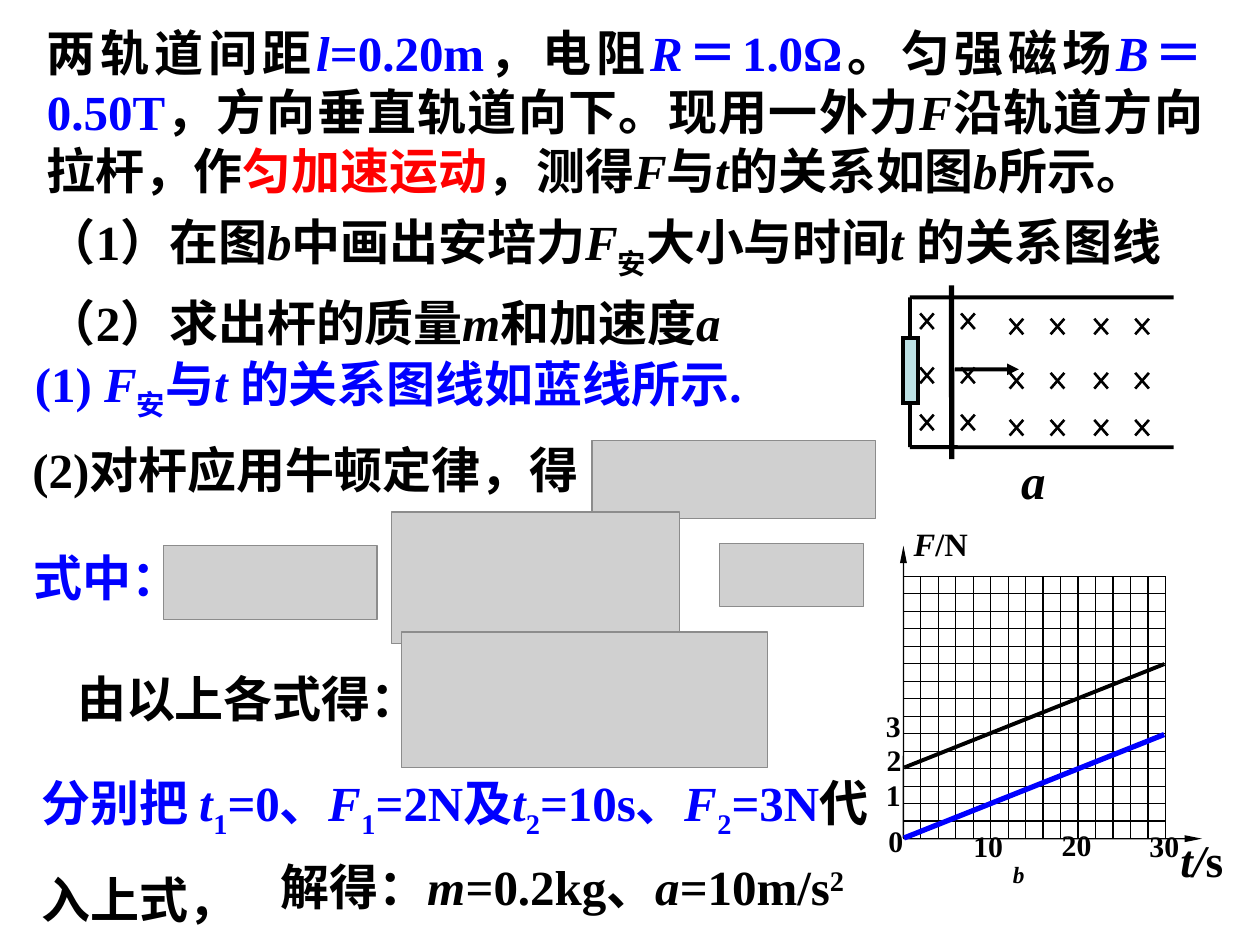
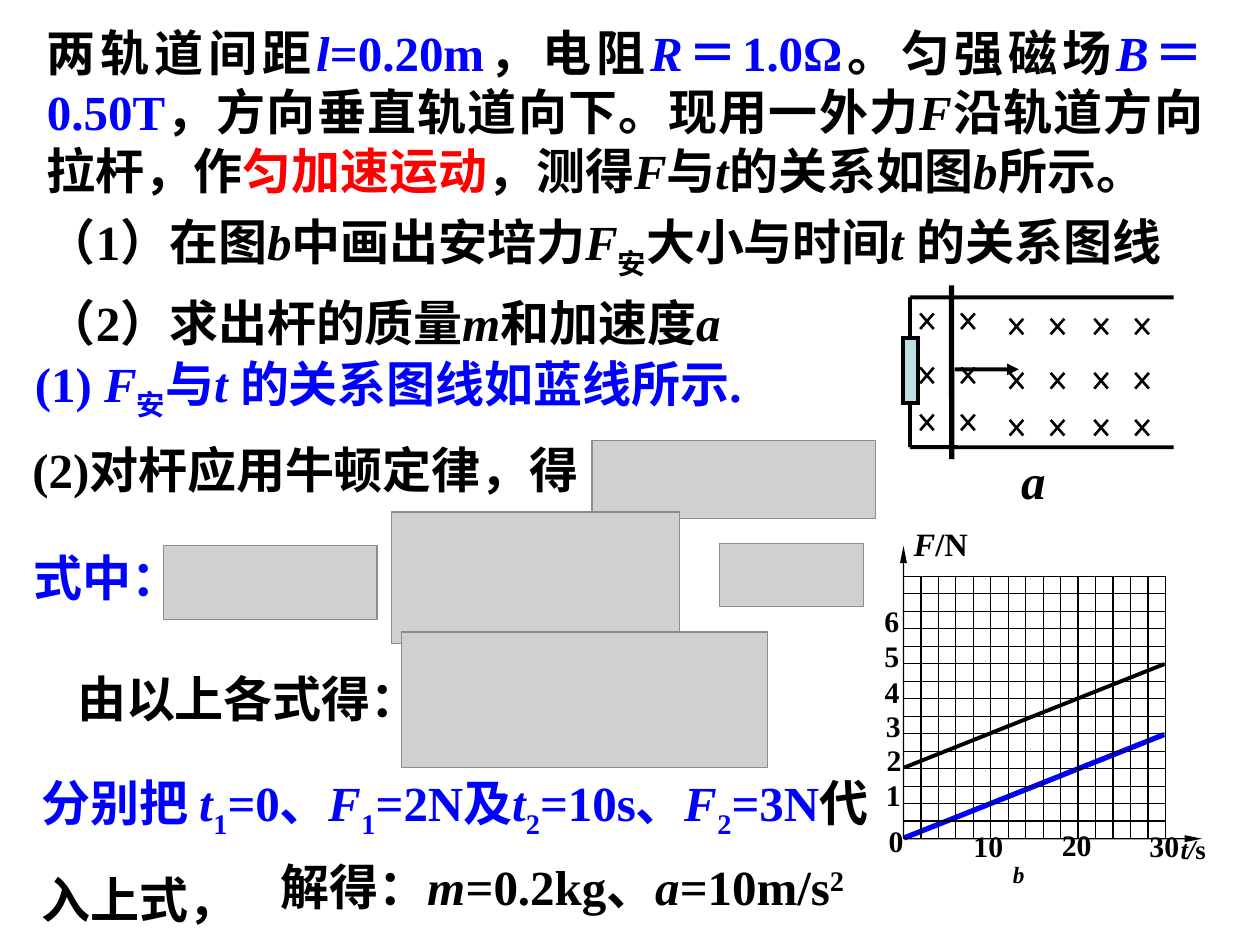
Before and after one commit to saddestboy/wuli2, a slide deck: slide 25 of 4.5A电磁感应问题的综合应用/习题课 电磁感应规律的综合应用.ppt (slide 23 before the commit). Drawn at 1260x945 pixels with LibreOffice and Linux fonts; fonts in the diff are those of the drawing; grey boxes stand for pictures. Boxes give left, top, right and bottom in pixels: in the first picture for what was removed or moved away, otherwise in the second. Text is boxed around its words. In the diff, an @@ line names an element or a change of style, - is before the commit and + after.

```diff
--- a/4.5A电磁感应问题的综合应用/习题课 电磁感应规律的综合应用.ppt
+++ b/4.5A电磁感应问题的综合应用/习题课 电磁感应规律的综合应用.ppt
@@ freeform shape at (903,576,1166,838): outline redrawn @@
@@ text added at (884,612,899,633), 17 pt, text #000000, bold @@
+6
@@ text added at (884,647,899,668), 17 pt, text #000000, bold @@
+5
@@ text added at (885,683,900,703), 17 pt, text #000000, bold @@
+4
@@ text "t/s" at (1181,838,1206,860): size 25.9 to 15.4 pt; line spacing 0.9 to 0.8 @@
```
Also in this commit, not shown: 17 other slides changed, 6 slides added, 9 slides removed.
